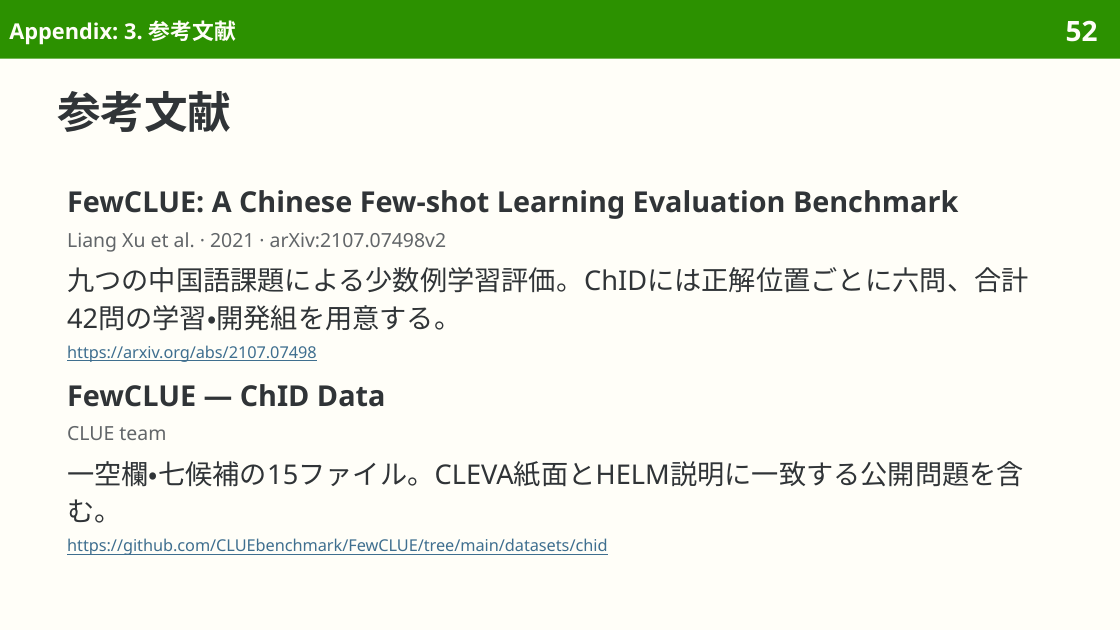
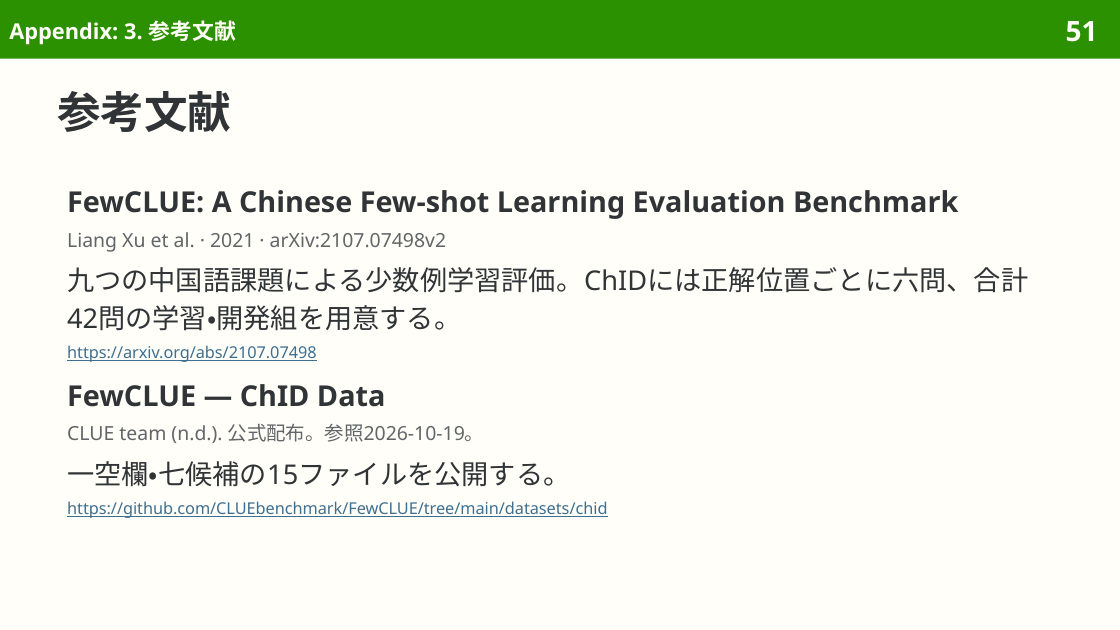
Before and after one commit to sasakiy84/datasets-in-10-minutes, a slide deck: slide 51 of slides/datasets-in-10-minutes-chid.pptx (slide 52 before the commit). Drawn at 1120x630 pixels with LibreOffice and Linux fonts; fonts in the diff are those of the drawing. Boxes give left, top, right and bottom in pixels: in the first picture for what was removed or moved away, otherwise in the second. Text is boxed around its words. In the diff, an @@ line names an element or a change of style, - is before the commit and + after.

```diff
--- a/slides/datasets-in-10-minutes-chid.pptx
+++ b/slides/datasets-in-10-minutes-chid.pptx
@@ page number at (1066, 21, 1098, 42): text changed @@
-52
+51
@@ text at (67, 423, 570, 487): text changed; size 17.5 to 12.5 pt; text colour #303437 to #626669 @@
-CLUE team
-一空欄・七候補の15ファイル。CLEVA紙面とHELM説明に一致する公開問題を含む。
+CLUE team (n.d.). 公式配布。参照2026-10-19。
+一空欄・七候補の15ファイルを公開する。
```
Also in this commit, not shown: 12 other slides changed, 2 slides removed, 47 other files.
